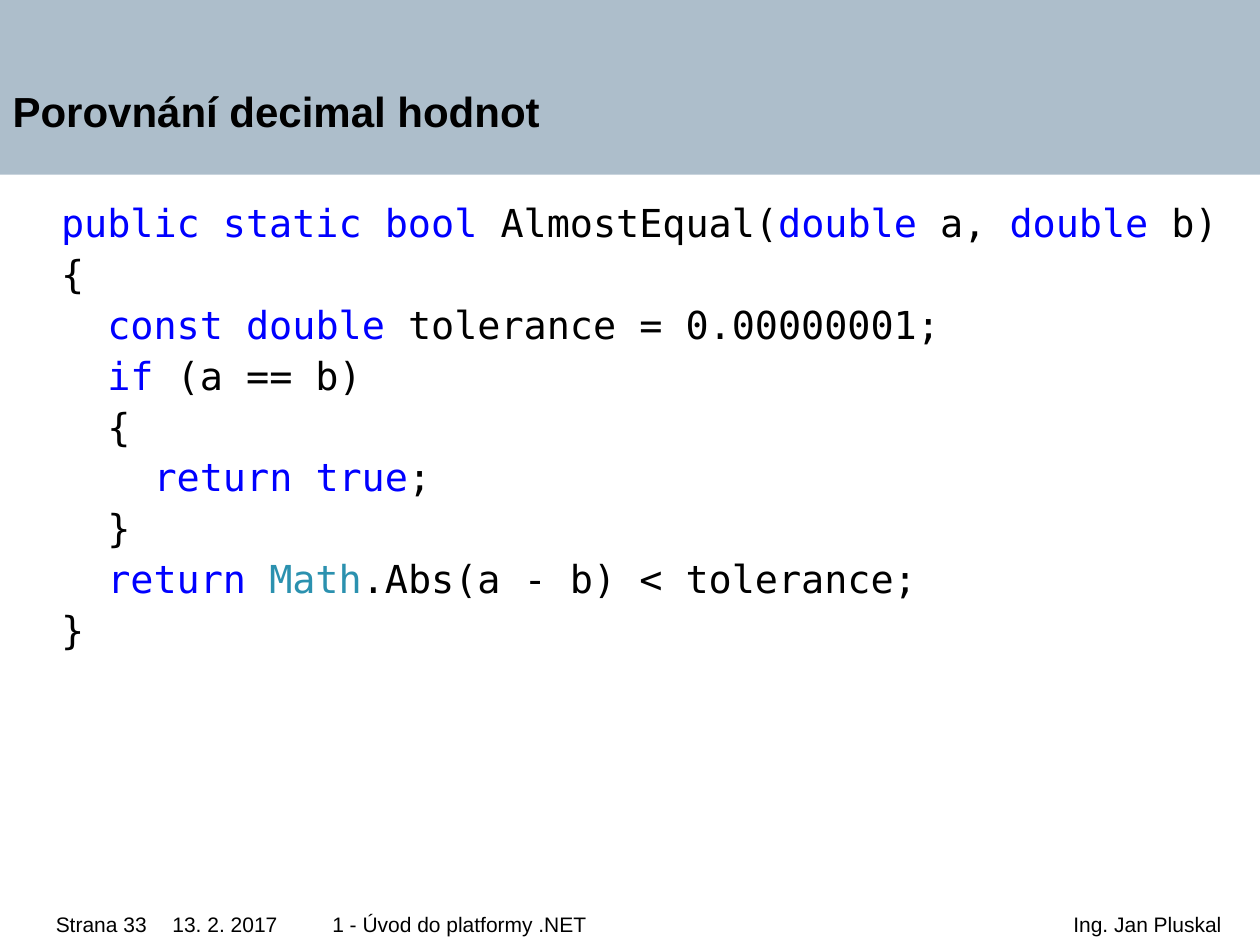
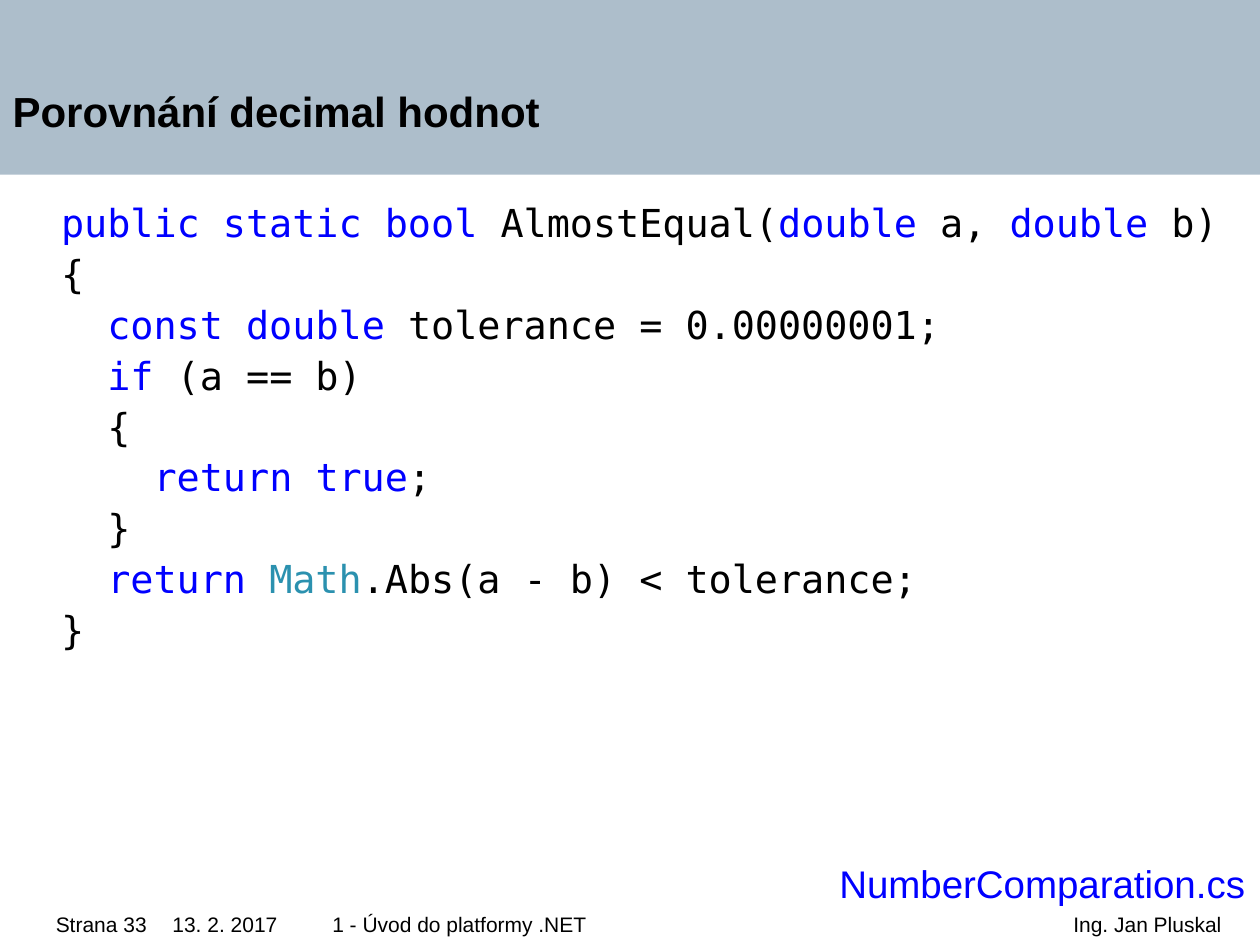
Before and after one commit to tajpo/fitiw5, a slide deck: slide 33 of Lectures/IW5-01-Uvod_do_platformy_NET_zklady_C#.pptx. Drawn at 1260x945 pixels with LibreOffice and Linux fonts; fonts in the diff are those of the drawing; background and template pictures are left out. Boxes give left, top, right and bottom in pixels: in the first picture for what was removed or moved away, otherwise in the second. Text is boxed around its words. In the diff, an @@ line names an element or a change of style, - is before the commit and + after.

```diff
--- a/Lectures/IW5-01-Uvod_do_platformy_NET_zklady_C#.pptx
+++ b/Lectures/IW5-01-Uvod_do_platformy_NET_zklady_C#.pptx
@@ text at [839, 870, 1245, 905]: paragraph added @@
+NumberComparation.cs
```
Also in this commit, not shown: 6 other slides changed, 3 other files.
